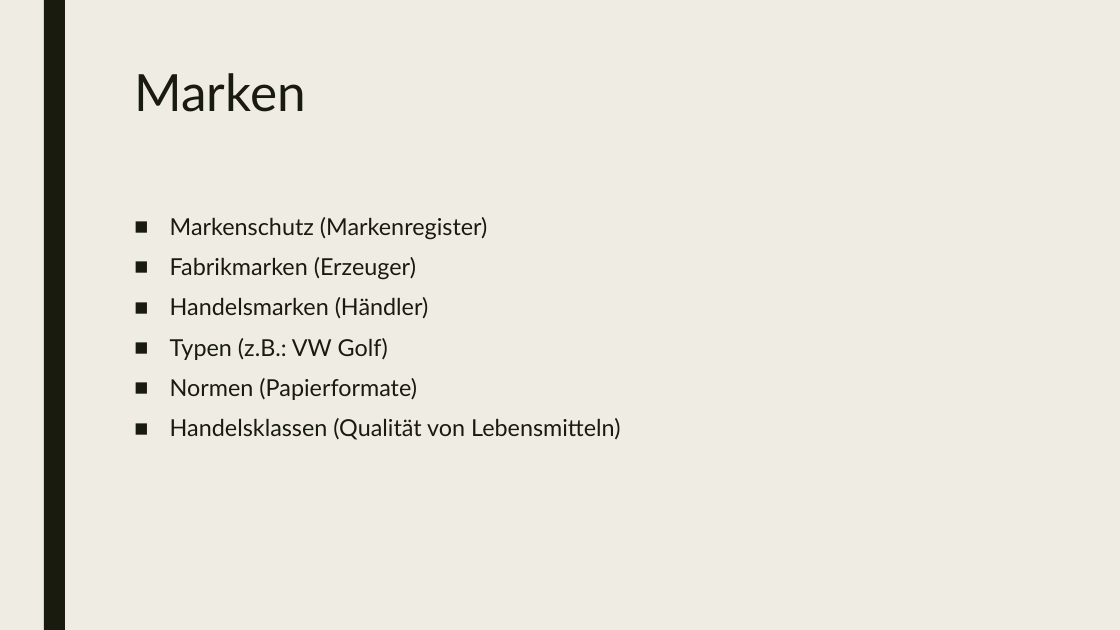
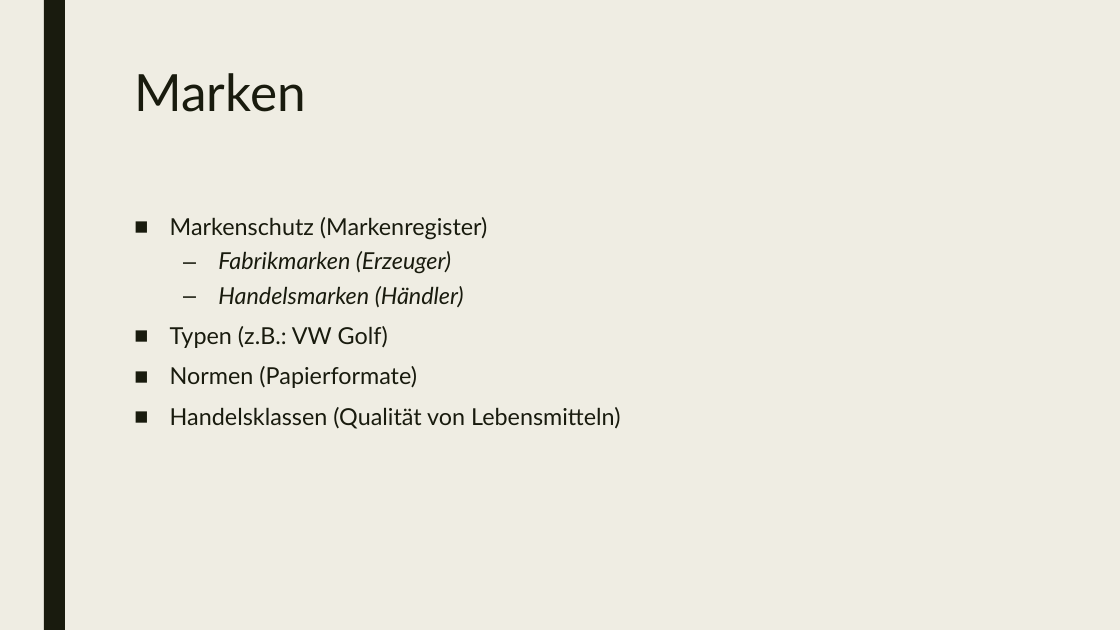
Before and after one commit to Judth34/Schule, a slide deck: slide 8 of 5.AHIFS/BWM2/Kaufvertrag_Referat.pptx. Drawn at 1120x630 pixels with LibreOffice and Linux fonts; fonts in the diff are those of the drawing. Boxes give left, top, right and bottom in pixels: in the first picture for what was removed or moved away, otherwise in the second. Text is boxed around its words. In the diff, an @@ line names an element or a change of style, - is before the commit and + after.

```diff
--- a/5.AHIFS/BWM2/Kaufvertrag_Referat.pptx
+++ b/5.AHIFS/BWM2/Kaufvertrag_Referat.pptx
@@ text at (218,251,464,307): italic on in "Fabrikmarken (Erzeuger)", "Handelsmarken (Händler)"; bullet ■ to –; list level 1 to 2 in "Fabrikmarken (Erzeuger)"; list level 1 to 2 in "Handelsmarken (Händler)" @@
```
Also in this commit, not shown: 1 other slide changed, 28 other files.
